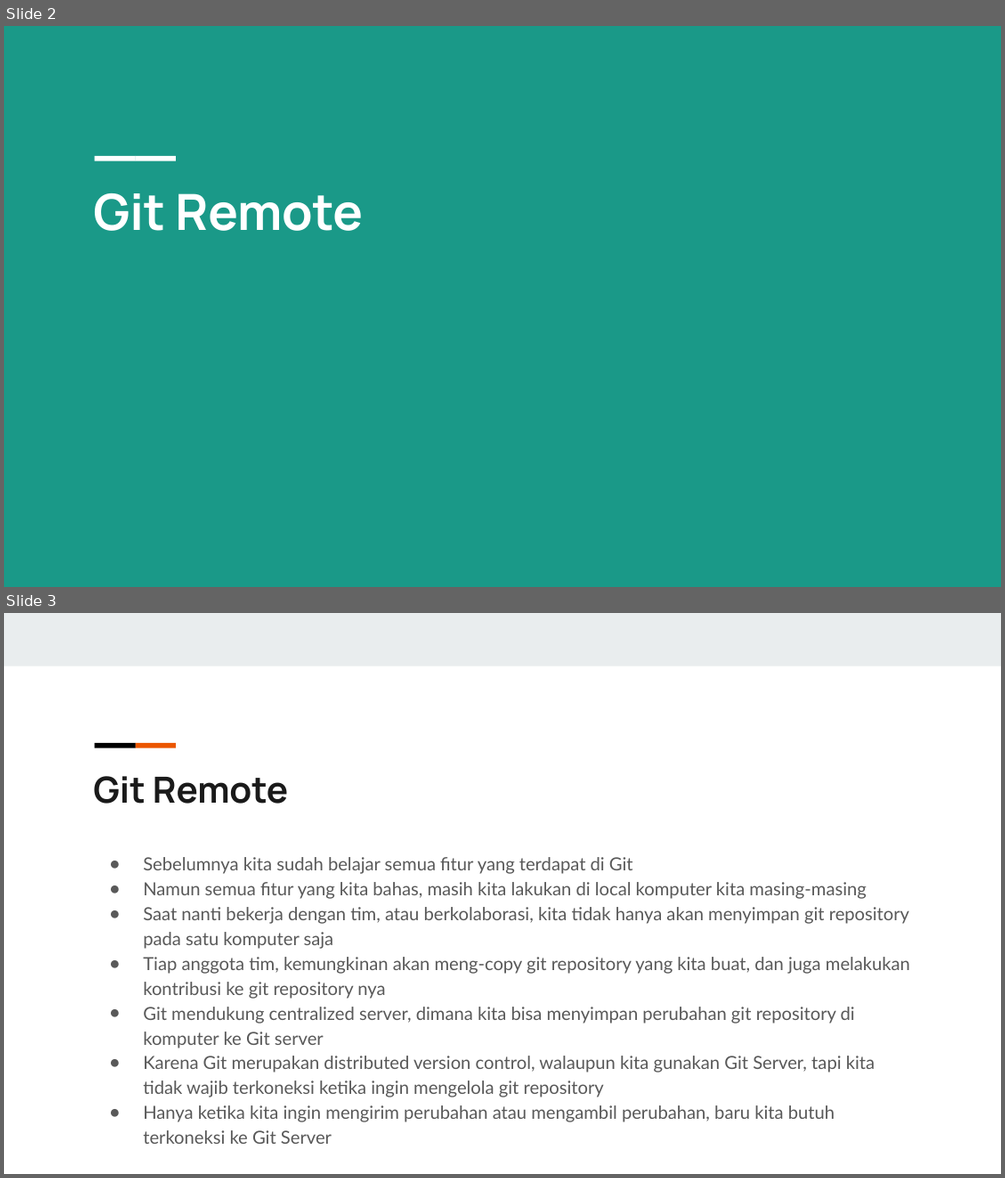
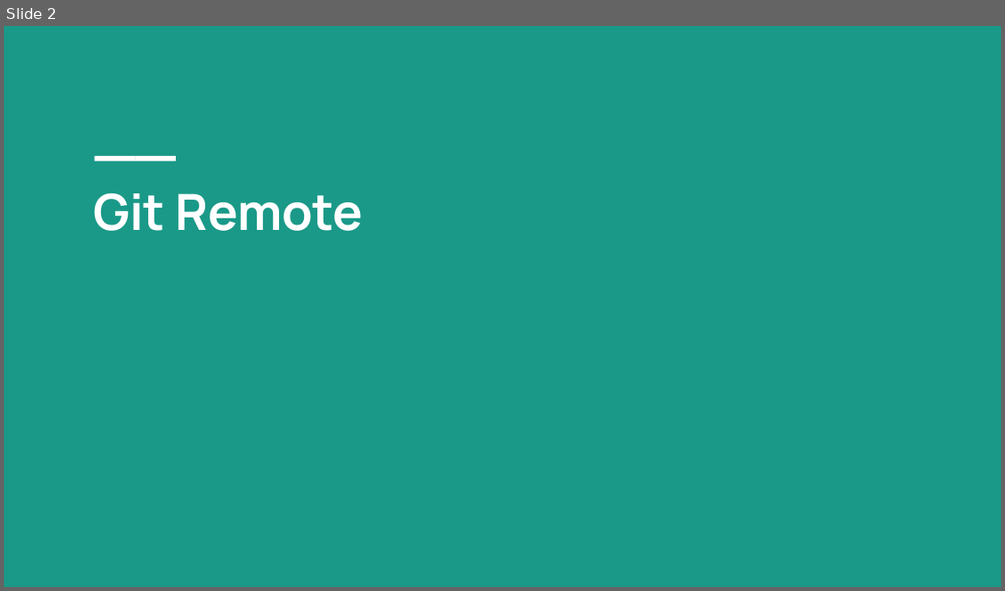
Before and after one commit to meakutamvan/repo-git, a slide deck: 1.1 Learn Git/Recap Git.pptx. Shown one above the other, each under a label of ours: slides 2 and 3 before the commit, slide 2 after it. The pictures are 1005x1178 and 1005x591 pixels, drawn with LibreOffice and Linux fonts; fonts in the diff are those of the drawing. Boxes give left, top, right and bottom in pixels: in the first picture for what was removed or moved away, otherwise in the second. Text is boxed around its words. In the diff, an @@ line names an element or a change of style, - is before the commit and + after.

Commit message:
complite learn git remote season1 at PZN

```diff
--- a/1.1 Learn Git/Recap Git.pptx
+++ b/1.1 Learn Git/Recap Git.pptx
@@ slide 3 removed at <box>4,613,1001,1174</box>, background #FFFFFF @@
@@ rectangle removed at <box>4,613,1001,666</box> @@
@@ rectangle removed at <box>95,743,136,747</box> @@
@@ rectangle removed at <box>135,743,176,747</box> @@
@@ text removed at <box>93,776,288,803</box> @@
-Git Remote
@@ text removed at <box>143,857,910,1143</box> @@
-● Sebelumnya kita sudah belajar semua fitur yang terdapat di Git
-● Namun semua fitur yang kita bahas, masih kita lakukan di local komputer kita masing-masing
-● Saat nanti bekerja dengan tim, atau berkolaborasi, kita tidak hanya akan menyimpan git repository pada satu komputer saja
-● Tiap anggota tim, kemungkinan akan meng-copy git repository yang kita buat, dan juga melakukan kontribusi ke git repository nya
-● Git mendukung centralized server, dimana kita bisa menyimpan perubahan git repository di komputer ke Git server
-● Karena Git merupakan distributed version control, walaupun kita gunakan Git Server, tapi kita tidak wajib terkoneksi ketika ingin mengelola git repository
-● Hanya ketika kita ingin mengirim perubahan atau mengambil perubahan, baru kita butuh terkoneksi ke Git Server
```
Also in this commit, not shown: 8 slides added.
